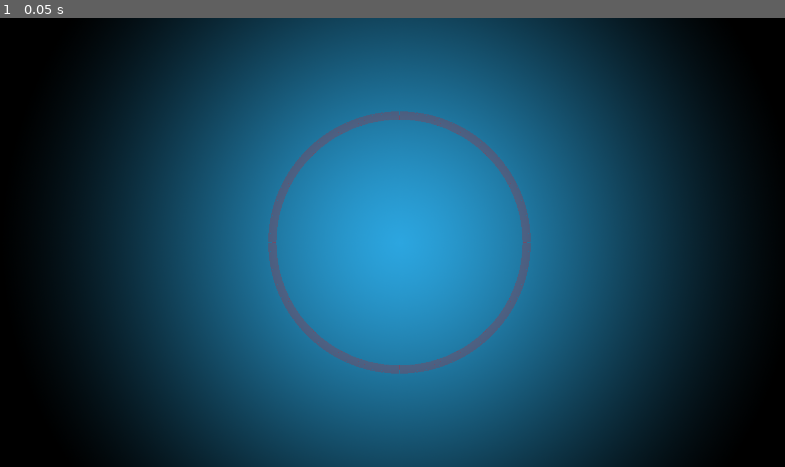
Above: before the commit, frame 1.
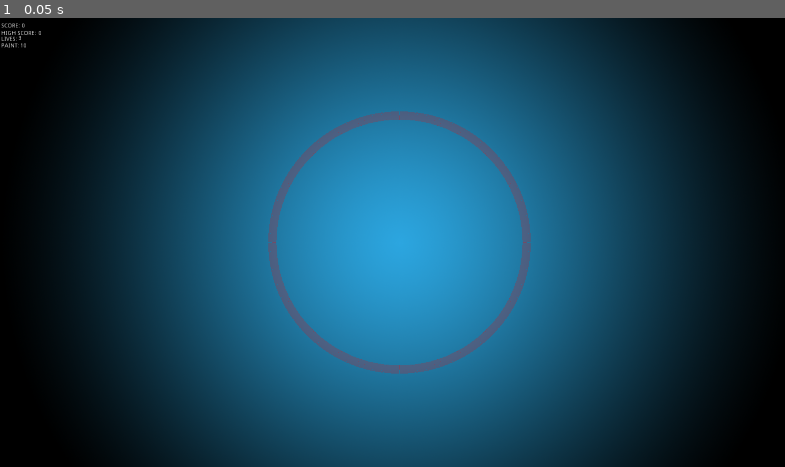
Above: after the commit, the same moment.

Repository: henrar/EndlessGame
Game: Godot game, scene res://Scenes/Game.tscn
Two runs of this game, one before a commit and one after it. Both use one fixed random seed, a clock stepped at 60 frames per second and the inputs below.
Inputs:
- Up to frame 1 (0.05 s): no input

The runs differ from the first frame. In frame 1, less than 0.1% of the frame differs, in the area x 0-6%, y 1-7%.

Commit message:
Simple HUD

Diff:
--- a/Scenes/Game.tscn
+++ b/Scenes/Game.tscn
@@ -1,8 +1,9 @@
-[gd_scene load_steps=4 format=2]
+[gd_scene load_steps=5 format=2]
 
 [ext_resource path="res://Assets/background.png" type="Texture" id=1]
 [ext_resource path="res://Scripts/BallSpawner.gd" type="Script" id=2]
 [ext_resource path="res://Scripts/Barrier.gd" type="Script" id=3]
+[ext_resource path="res://Scripts/HUD.gd" type="Script" id=4]
 
 [node name="World" type="Node" index="0"]
 
@@ -53,3 +54,198 @@
 collision/safe_margin = 0.08
 script = ExtResource( 3 )
 _sections_unfolded = [ "Collision", "Material", "Visibility", "collision" ]
+
+[node name="HUD" type="CanvasLayer" parent="." index="4"]
+
+layer = 1
+offset = Vector2( 0, 0 )
+rotation = 0.0
+scale = Vector2( 1, 1 )
+transform = Transform2D( 1, 0, 0, 1, 0, 0 )
+script = ExtResource( 4 )
+
+[node name="Control" type="Control" parent="HUD" index="0"]
+
+anchor_left = 0.0
+anchor_top = 0.0
+anchor_right = 0.0
+anchor_bottom = 0.0
+margin_right = 1920.0
+margin_bottom = 1080.0
+rect_pivot_offset = Vector2( 0, 0 )
+rect_clip_content = false
+mouse_filter = 0
+mouse_default_cursor_shape = 0
+size_flags_horizontal = 1
+size_flags_vertical = 1
+_sections_unfolded = [ "Anchor", "Grow Direction", "Margin", "Rect" ]
+
+[node name="ScoreLabel" type="Label" parent="HUD/Control" index="0"]
+
+anchor_left = 0.0
+anchor_top = 0.0
+anchor_right = 0.0
+anchor_bottom = 0.0
+margin_left = 3.0
+margin_top = 12.0
+margin_right = 48.0
+margin_bottom = 27.0
+rect_pivot_offset = Vector2( 0, 0 )
+rect_clip_content = false
+mouse_filter = 2
+mouse_default_cursor_shape = 0
+size_flags_horizontal = 1
+size_flags_vertical = 4
+text = "Score:"
+uppercase = true
+percent_visible = 1.0
+lines_skipped = 0
+max_lines_visible = -1
+_sections_unfolded = [ "Anchor", "Margin", "Visibility" ]
+
+[node name="HighScoreLabel" type="Label" parent="HUD/Control" index="1"]
+
+anchor_left = 0.0
+anchor_top = 0.0
+anchor_right = 0.0
+anchor_bottom = 0.0
+margin_left = 3.0
+margin_top = 30.0
+margin_right = 87.0
+margin_bottom = 44.0
+rect_pivot_offset = Vector2( 0, 0 )
+rect_clip_content = false
+mouse_filter = 2
+mouse_default_cursor_shape = 0
+size_flags_horizontal = 1
+size_flags_vertical = 4
+text = "High Score:"
+uppercase = true
+percent_visible = 1.0
+lines_skipped = 0
+max_lines_visible = -1
+_sections_unfolded = [ "Anchor", "Margin" ]
+
+[node name="LivesLabel" type="Label" parent="HUD/Control" index="2"]
+
+anchor_left = 0.0
+anchor_top = 0.0
+anchor_right = 0.0
+anchor_bottom = 0.0
+margin_left = 3.0
+margin_top = 44.0
+margin_right = 43.0
+margin_bottom = 58.0
+rect_pivot_offset = Vector2( 0, 0 )
+rect_clip_content = false
+mouse_filter = 2
+mouse_default_cursor_shape = 0
+size_flags_horizontal = 1
+size_flags_vertical = 4
+text = "Lives:"
+uppercase = true
+percent_visible = 1.0
+lines_skipped = 0
+max_lines_visible = -1
+
+[node name="PaintLabel" type="Label" parent="HUD/Control" index="3"]
+
+anchor_left = 0.0
+anchor_top = 0.0
+anchor_right = 0.0
+anchor_bottom = 0.0
+margin_left = 3.0
+margin_top = 60.0
+margin_right = 43.0
+margin_bottom = 74.0
+rect_pivot_offset = Vector2( 0, 0 )
+rect_clip_content = false
+mouse_filter = 2
+mouse_default_cursor_shape = 0
+size_flags_horizontal = 1
+size_flags_vertical = 4
+text = "Paint:"
+uppercase = true
+percent_visible = 1.0
+lines_skipped = 0
+max_lines_visible = -1
+
+[node name="ScoreCounter" type="Label" parent="HUD/Control" index="4"]
+
+anchor_left = 0.0
+anchor_top = 0.0
+anchor_right = 0.0
+anchor_bottom = 0.0
+margin_left = 52.0
+margin_top = 12.0
+margin_right = 92.0
+margin_bottom = 26.0
+rect_pivot_offset = Vector2( 0, 0 )
+rect_clip_content = false
+mouse_filter = 2
+mouse_default_cursor_shape = 0
+size_flags_horizontal = 1
+size_flags_vertical = 4
+percent_visible = 1.0
+lines_skipped = 0
+max_lines_visible = -1
+
+[node name="HighScoreCounter" type="Label" parent="HUD/Control" index="5"]
+
+anchor_left = 0.0
+anchor_top = 0.0
+anchor_right = 0.0
+anchor_bottom = 0.0
+margin_left = 92.0
+margin_top = 30.0
+margin_right = 132.0
+margin_bottom = 44.0
+rect_pivot_offset = Vector2( 0, 0 )
+rect_clip_content = false
+mouse_filter = 2
+mouse_default_cursor_shape = 0
+size_flags_horizontal = 1
+size_flags_vertical = 4
+percent_visible = 1.0
+lines_skipped = 0
+max_lines_visible = -1
+
+[node name="LivesCounter" type="Label" parent="HUD/Control" index="6"]
+
+anchor_left = 0.0
+anchor_top = 0.0
+anchor_right = 0.0
+anchor_bottom = 0.0
+margin_left = 44.0
+margin_top = 42.0
+margin_right = 84.0
+margin_bottom = 56.0
+rect_pivot_offset = Vector2( 0, 0 )
+rect_clip_content = false
+mouse_filter = 2
+mouse_default_cursor_shape = 0
+size_flags_horizontal = 1
+size_flags_vertical = 4
+percent_visible = 1.0
+lines_skipped = 0
+max_lines_visible = -1
+
+[node name="PaintCounter" type="Label" parent="HUD/Control" index="7"]
+
+anchor_left = 0.0
+anchor_top = 0.0
+anchor_right = 0.0
+anchor_bottom = 0.0
+margin_left = 48.0
+margin_top = 60.0
+margin_right = 88.0
+margin_bottom = 74.0
+rect_pivot_offset = Vector2( 0, 0 )
+rect_clip_content = false
+mouse_filter = 2
+mouse_default_cursor_shape = 0
+size_flags_horizontal = 1
+size_flags_vertical = 4
+percent_visible = 1.0
+lines_skipped = 0
+max_lines_visible = -1
--- /dev/null
+++ b/Scripts/HUD.gd
@@ -0,0 +1,18 @@
+extends CanvasLayer
+
+var score_text
+var high_score_text
+var lives_text
+var paint_text
+
+func _ready():
+    score_text = get_tree().get_root().get_node("World/HUD/Control/ScoreCounter")
+    high_score_text = get_tree().get_root().get_node("World/HUD/Control/HighScoreCounter")
+    lives_text = get_tree().get_root().get_node("World/HUD/Control/LivesCounter")
+    paint_text = get_tree().get_root().get_node("World/HUD/Control/PaintCounter")
+
+func _physics_process(delta):
+    score_text.text = str(get_node("/root/ScoreTracker").current_score)
+    high_score_text.text = str(get_node("/root/ScoreTracker").high_score)
+    lives_text.text = str(get_node("/root/SceneVariables").lives)
+    paint_text.text = str(get_node("/root/SceneVariables").current_paint_level)
--- a/Scripts/SceneVariables.gd
+++ b/Scripts/SceneVariables.gd
@@ -29,6 +29,7 @@
 
 func restart_game():
 	get_node("/root/ScoreTracker").save_score()
+	get_node("/root/ScoreTracker").reset_score()
 	reinit_variables()
 	get_tree().reload_current_scene()
 
--- a/Scripts/ScoreTracker.gd
+++ b/Scripts/ScoreTracker.gd
@@ -49,6 +49,8 @@
 
     save_game_file.close()
 
+func reset_score():
+    current_score = 0
 
 func add_score(score):
     current_score += score
